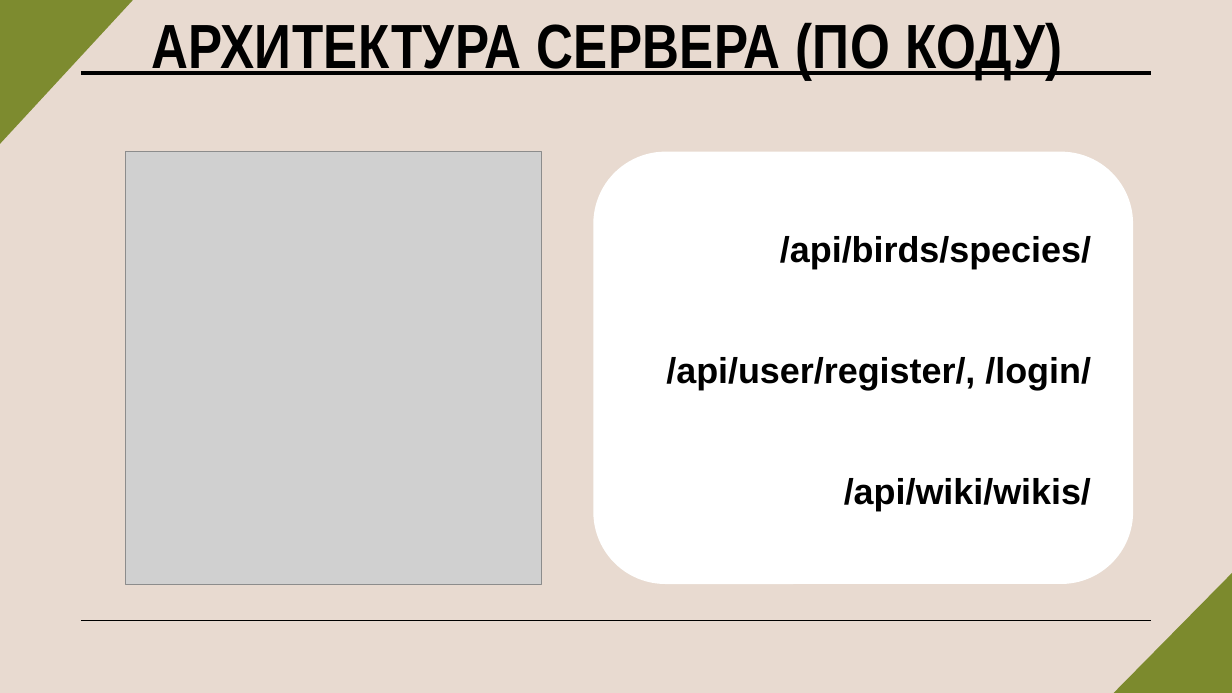
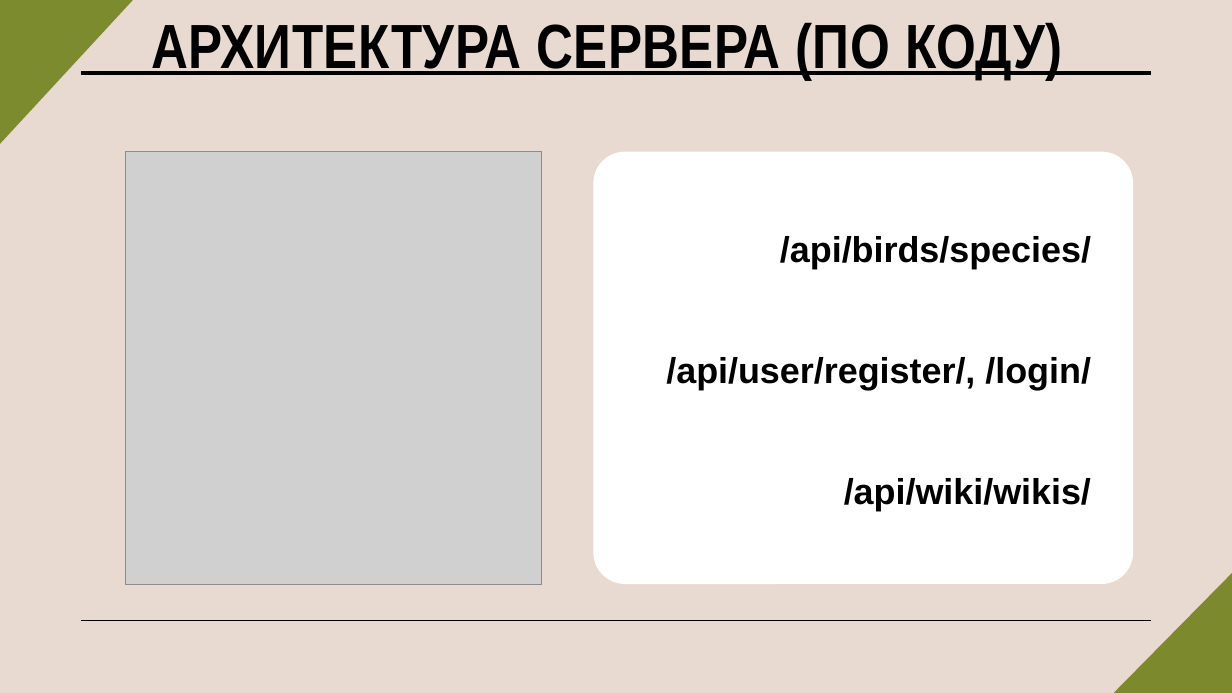
Before and after one commit to 1-Soul-1/BeakBook, a slide deck: slide 7 of BeakBook.pptx. Drawn at 1232x693 pixels with LibreOffice and Linux fonts; fonts in the diff are those of the drawing; grey boxes stand for pictures. Boxes give left, top, right and bottom in pixels: in the first picture for what was removed or moved away, otherwise in the second. Text is boxed around its words. In the diff, an @@ line names an element or a change of style, - is before the commit and + after.

```diff
--- a/BeakBook.pptx
+++ b/BeakBook.pptx
@@ rounded rectangle at box(593, 152, 1133, 584): proportions changed @@
```
Also in this commit, not shown: 6 other slides changed, 3 other files.
